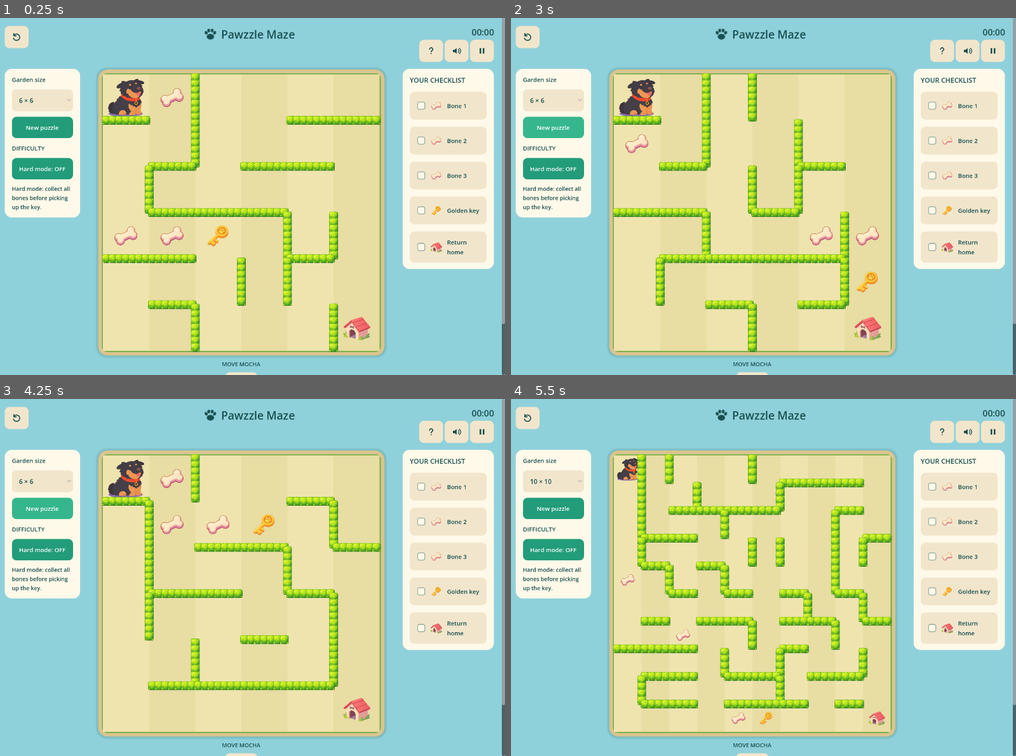
Above: before the commit, frames 1-4 (two rows, left to right).
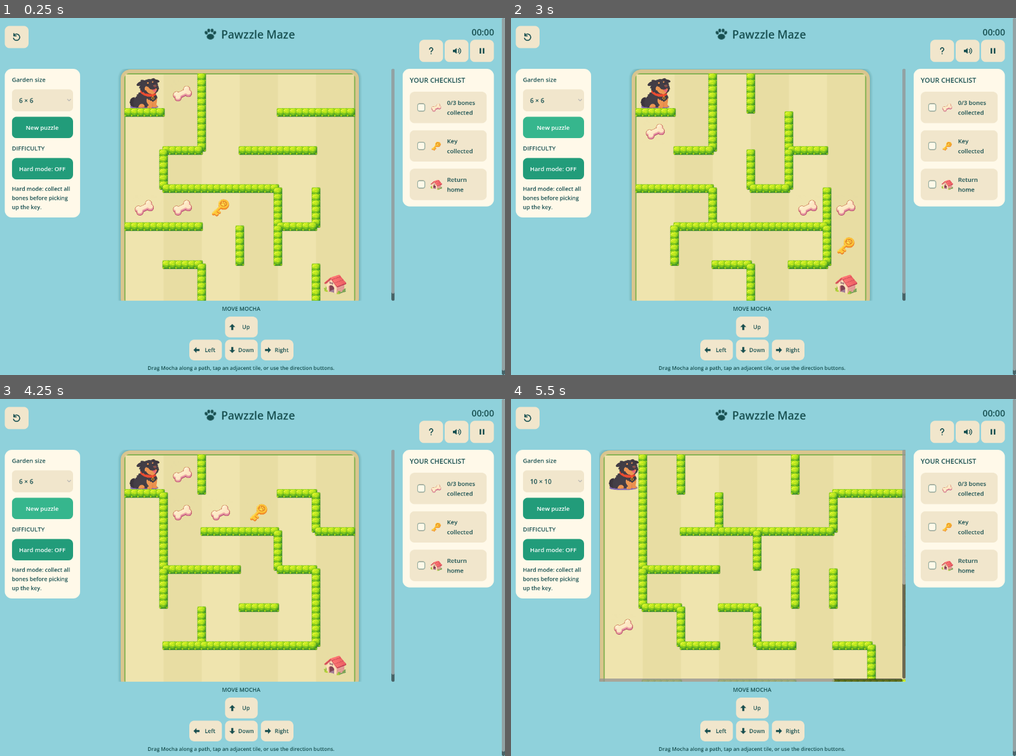
Above: after the commit, the same moments.

Repository: timothylee58/Pawzzle-Maze
Game: Godot game, scene res://garden/main.tscn
Two runs of this game, one before a commit and one after it. Both use one fixed random seed, a clock stepped at 60 frames per second and the inputs below. Sound files missing from this copy of the repository are replaced by a short silence.
Inputs (mouse positions are in pixels of both pictures, inside the frame that each line leads up to):
- Up to frame 1 (0.25 s): no input
- Up to frame 2 (3 s): click (526, 35) at 0.5 s; click (526, 35) at 1.25 s; click (526, 35) at 2 s; click "New puzzle" at 2.75 s
- Up to frame 3 (4.25 s): click "New puzzle" at 3.5 s
- Up to frame 4 (5.5 s): click "6 × 6" at 4.25 s; click "Hard mode: OFF" at 5 s

The runs differ from the first frame. In frame 1, 31% of the frame differs, in the area x 19-100%, y 14-100%; in frame 2, 31%; in frame 3, 31%; in frame 4, 30%.

Commit message:
Keep garden tiles fixed and start timer at generation

Diff:
--- a/games/godot/garden/board.gd
+++ b/games/godot/garden/board.gd
@@ -1,5 +1,6 @@
 extends Control
 signal cell_pressed(cell: int)
+const TILE_SIZE := 96.0
 var level: Dictionary = {}
 var state: Dictionary = {}
 var trail: Array = []
@@ -41,6 +42,9 @@
 
 func show_board(data: Dictionary, current: Dictionary, history: Array, hint_cell: int) -> void:
 	level = data
+	cell_size = TILE_SIZE
+	custom_minimum_size = Vector2.ONE * (level.size * TILE_SIZE + 28)
+	board_rect = Rect2(Vector2(maxf(14, (size.x - level.size * TILE_SIZE) / 2), 14), Vector2.ONE * level.size * TILE_SIZE)
 	state = current
 	trail = history
 	hint = hint_cell
@@ -48,9 +52,8 @@
 
 func _draw() -> void:
 	if level.is_empty(): return
-	var side: float = minf(size.x, size.y) - 28
-	board_rect = Rect2((size - Vector2.ONE * side) / 2, Vector2.ONE * side)
-	cell_size = side / level.size
+	cell_size = TILE_SIZE
+	board_rect = Rect2(Vector2(maxf(14, (size.x - level.size * TILE_SIZE) / 2), 14), Vector2.ONE * level.size * TILE_SIZE)
 	var island := StyleBoxFlat.new()
 	island.bg_color = Color("#7daf4c")
 	island.border_color = Color("#d9c58e")
@@ -136,6 +139,10 @@
 	if locked or not is_visible_in_tree() or level.is_empty() or get_tree().paused:
 		cancel_drag()
 		return
+	# A scrolled-off board must not consume clicks on other controls.
+	if event is InputEventMouseButton or event is InputEventScreenTouch:
+		if event.pressed and get_parent() is ScrollContainer and not get_parent().get_global_rect().has_point(event.position):
+			return
 	var transform := get_global_transform_with_canvas().affine_inverse()
 	if event is InputEventScreenTouch:
 		if event.pressed and active_touch == -1:
--- a/games/godot/garden/integration_test.gd
+++ b/games/godot/garden/integration_test.gd
@@ -22,17 +22,17 @@
 	var original_seed: String = game.level.seed
 	for index in [0, 1, 2]:
 		game.direction_buttons[index].pressed.emit()
-		check(game.state == initial and game.history.is_empty() and not game.timer_running and not game.begun, "blocked arrow has no side effects")
+		check(game.state == initial and game.history.is_empty() and game.timer_running and not game.begun, "blocked arrow has no side effects")
 		check(game.level.seed == original_seed and game.scroll.visible and not game.help_cover.visible, "arrow preserves screen and puzzle")
 	game.direction_buttons[3].pressed.emit()
 	check(game.state.pos == 1 and game.state.moves == 1 and game.history.size() == 1, "right button moves exactly one tile")
 	game.restart()
 	game._process(5.0)
-	check(game.elapsed == 0, "timer waits for first move")
+	check(game.elapsed == 5, "timer runs before first move")
 	var route: Array = game.rules.solve(game.level)
 	game.step(route[0])
 	game._process(2.0)
-	check(game.state.moves == 1 and game.elapsed >= 2, "first move starts timer")
+	check(game.state.moves == 1 and game.elapsed >= 7, "movement preserves running timer")
 	var gpx = root.get_node("GPX")
 	gpx.set_pause_reason("manual", true)
 	var frozen: float = game.elapsed
@@ -45,10 +45,11 @@
 	gpx.set_pause_reason("browser", false)
 	game._show_help()
 	check(paused and game.help_cover.visible and not game.pause_cover.visible, "help pauses with its own overlay")
-	game._hide_help()
+	check(game.help_back.text.is_empty() and game.help_back.icon != null, "help back uses icon only")
+	await click_button(game.help_back)
 	check(not paused and not game.help_cover.visible and game.scroll.visible and not game.board.blur_layer.visible, "help returns to game and clears blur")
 	game.restart()
-	check(game.elapsed == 0 and not game.timer_running, "restart resets timer")
+	check(game.elapsed == 0 and game.timer_running, "restart resets and starts timer")
 	for to in route: game.step(to)
 	check(game.overlay.visible and game.rules.won(game.level, game.state), "complete puzzle")
 	check(not game.timer_running, "timer stops at win")
@@ -70,17 +71,17 @@
 	game.level = game.rules.generate_legacy(6, "PAW-1024")
 	game.restart()
 	var board = game.board
-	board.board_rect = Rect2(0, 0, 600, 600)
-	board.cell_size = 100
+	await process_frame
+	await process_frame
 	var touch := InputEventScreenTouch.new()
 	touch.index = 0
 	touch.pressed = true
-	touch.position = board.get_global_transform_with_canvas() * Vector2(50, 50)
+	touch.position = board.get_global_transform_with_canvas() * (board.board_rect.position + Vector2(0.5, 0.5) * board.cell_size)
 	board._input(touch)
 	check(board.dragging, "touch grabs dog")
 	var drag := InputEventScreenDrag.new()
 	drag.index = 0
-	drag.position = board.get_global_transform_with_canvas() * Vector2(250, 50)
+	drag.position = board.get_global_transform_with_canvas() * (board.board_rect.position + Vector2(2.5, 0.5) * board.cell_size)
 	board._input(drag)
 	check(game.state.pos == 2 and game.state.moves == 2, "fast touch drag crosses open tiles")
 	touch.pressed = false
@@ -89,10 +90,10 @@
 	game.restart()
 	touch.pressed = true
 	board._input(touch)
-	drag.position = board.get_global_transform_with_canvas() * Vector2(50, 250)
+	drag.position = board.get_global_transform_with_canvas() * (board.board_rect.position + Vector2(0.5, 2.5) * board.cell_size)
 	board._input(drag)
 	check(game.state.pos == 0 and not board.dragging, "drag cannot cross hedge")
-	touch.position = board.get_global_transform_with_canvas() * Vector2(150, 50)
+	touch.position = board.get_global_transform_with_canvas() * (board.board_rect.position + Vector2(1.5, 0.5) * board.cell_size)
 	board._input(touch)
 	check(game.state.pos == 1, "touch tap moves to adjacent tile")
 	game._toggle_sound()
@@ -101,9 +102,18 @@
 	gpx.set_pause_reason("browser", false)
 	check(AudioServer.is_bus_mute(0), "mute survives pause")
 	check(game.size_select.item_count == 10, "sizes 5 through 14")
+	check(game.objective_rows.size() == 3, "three checklist rows")
+	for mask in 8:
+		game.state.mask = mask
+		game.refresh()
+		var count := int(bool(mask & 1)) + int(bool(mask & 2)) + int(bool(mask & 4))
+		check(game.objective_labels[0].text == "%d/3 bones collected" % count, "bone count mask %d" % mask)
+	check(game.objective_labels[1].text == "Key collected" and game.objective_labels[2].text == "Return home", "checklist wording")
 	for n in range(5, 15):
 		game.size_select.select(n - 5)
 		game.generate()
+		check(game.board.cell_size == 96 and game.board.custom_minimum_size == Vector2.ONE * (96 * n + 28), "fixed cell size %d" % n)
+		check(game.timer_running and game.elapsed == 0, "generation starts timer %d" % n)
 		var previous_seed: String = game.level.seed
 		game.generate()
 		check(game.level.size == n and game.level.seed != previous_seed, "random new puzzle size %d" % n)
@@ -159,6 +169,10 @@
 	await click_button(game.pause_button)
 	check(not paused and not game.board.blur_layer.visible and game.pause_button.tooltip_text == "Pause", "play icon resumes")
 
+	game._follow_dog()
+	game.state.pos = game.level.home
+	game._follow_dog()
+	check(game.board_scroll.scroll_horizontal > 0 and game.board_scroll.scroll_vertical > 0, "large grid follows dog")
 	game.saves = original
 	game._save()
 	game.queue_free()
--- a/games/godot/garden/main.gd
+++ b/games/godot/garden/main.gd
@@ -10,6 +10,8 @@
 var optimal := 0
 var saves: Dictionary = {"bests": {}, "muted": false}
 var board: Control
+var board_scroll: ScrollContainer
+var help_back: Button
 var size_select: OptionButton
 var setup_panel: PanelContainer
 var hard_toggle: Button
@@ -168,10 +170,14 @@
 	play_panel.size_flags_horizontal = Control.SIZE_EXPAND_FILL
 	play_panel.add_theme_constant_override("separation", 10)
 	layout.add_child(play_panel)
+	board_scroll = ScrollContainer.new()
+	board_scroll.size_flags_horizontal = Control.SIZE_EXPAND_FILL
+	board_scroll.custom_minimum_size.y = 450
+	play_panel.add_child(board_scroll)
 	board = Board.new()
-	board.custom_minimum_size = Vector2(280, 450)
+	board.size_flags_horizontal = Control.SIZE_EXPAND_FILL
 	board.cell_pressed.connect(step)
-	play_panel.add_child(board)
+	board_scroll.add_child(board)
 	var movement_title := label("MOVE MOCHA", 14)
 	movement_title.horizontal_alignment = HORIZONTAL_ALIGNMENT_CENTER
 	play_panel.add_child(movement_title)
@@ -232,7 +238,7 @@
 	objectives.add_child(label("YOUR CHECKLIST", 17))
 	checked_icon = _svg_icon('<rect x="2" y="2" width="20" height="20" rx="5" fill="#229c7a"/><path d="m6 12 4 4 8-9" fill="none" stroke="#ffffff" stroke-width="2.5" stroke-linecap="round" stroke-linejoin="round"/>')
 	unchecked_icon = _svg_icon('<rect x="2" y="2" width="20" height="20" rx="5" fill="#fff9e9" stroke="#8ca89c" stroke-width="2"/>')
-	for entry in [["bone", "Bone 1"], ["bone", "Bone 2"], ["bone", "Bone 3"], ["key", "Golden key"], ["dog_house", "Return home"]]:
+	for entry in [["bone", "0/3 bones collected"], ["key", "Key collected"], ["dog_house", "Return home"]]:
 		var row := PanelContainer.new()
 		row.add_theme_stylebox_override("panel", style("#f1e6cc", 12))
 		objectives.add_child(row)
@@ -290,9 +296,9 @@
 	help_box.size_flags_horizontal = Control.SIZE_EXPAND_FILL
 	help_box.add_theme_constant_override("separation", 22)
 	help_scroll.add_child(help_box)
-	var back := button("Back to game", _hide_help, true)
-	back.size_flags_horizontal = Control.SIZE_SHRINK_BEGIN
-	help_box.add_child(back)
+	help_back = icon_button("back", "Back to game", _hide_help)
+	help_back.size_flags_horizontal = Control.SIZE_SHRINK_BEGIN
+	help_box.add_child(help_back)
 	var help_title := label("How to play", 30)
 	help_title.horizontal_alignment = HORIZONTAL_ALIGNMENT_CENTER
 	help_box.add_child(help_title)
@@ -301,7 +307,7 @@
 	help_box.add_child(tutorial)
 	help_box.add_child(label("Help Mocha collect all three bones and one key, then return to the doghouse.", 22))
 	help_box.add_child(label("NORMAL MODE\nCollect the bones and key in any order, then go home.\n\nHARD MODE\nCollect all three bones first. The key stays in the garden until you have every bone. If you walk over it early, come back for it later.", 18))
-	help_box.add_child(label("Drag Mocha along open paths, tap  …(90 unchanged characters)… ges block movement.\n\nThe timer starts on your first move and pauses while this page is open. Res …(68 unchanged characters)…
+	help_box.add_child(label("Drag Mocha along open paths, tap  …(90 unchanged characters)… ges block movement.\n\nThe timer starts when the garden is generated and pauses while this page is open. Res …(68 unchanged characters)…
 	help_cover.hide()
 	scroll.show()
 	get_node("/root/GPX").pause_changed.connect(_paused)
@@ -341,10 +347,7 @@
 	layout.move_child(setup_panel, 1 if narrow else 0)
 	layout.move_child(play_panel, 0 if narrow else 1)
 	objectives_panel.custom_minimum_size.x = 0 if narrow else 230
-	# 125% of the prior grid target, capped to the available width on phones.
-	var old_target := clampf(minf(size.x - 60, size.y * 0.60) if narrow else minf(size.x - 540, size.y * 0.65), 260, 580)
-	var available := size.x - (40 if narrow else 520)
-	board.custom_minimum_size.y = minf(available, old_target * 1.25)
+	board_scroll.custom_minimum_size.y = clampf(size.y * 0.65, 280, 720)
 
 func generate() -> void:
 	var seed_value := str(Time.get_ticks_usec()) + "-" + str(randi())
@@ -377,8 +380,10 @@
 	history.clear()
 	board.cancel_drag()
 	elapsed = 0.0
-	timer_running = false
+	timer_running = true
 	_update_timer()
+	board_scroll.scroll_horizontal = 0
+	board_scroll.scroll_vertical = 0
 	overlay.hide()
 	for control in direction_buttons: control.disabled = false
 	refresh()
@@ -432,12 +437,15 @@
 
 func refresh() -> void:
 	board.locked = get_tree().paused or overlay.visible or help_cover.visible
-	for i in 5:
-		var complete: bool = bool(state.mask & (1 << i)) if i < 3 else bool(state.key) if i == 3 else rules.won(level, state)
+	var bones := int(bool(state.mask & 1)) + int(bool(state.mask & 2)) + int(bool(state.mask & 4))
+	objective_labels[0].text = "%d/3 bones collected" % bones
+	for i in 3:
+		var complete: bool = bones == 3 if i == 0 else bool(state.key) if i == 1 else rules.won(level, state)
 		objective_checks[i].texture = checked_icon if complete else unchecked_icon
 		objective_rows[i].add_theme_stylebox_override("panel", style("#dcefdc" if complete else "#f1e6cc", 12))
-		objective_rows[i].tooltip_text = "Completed" if complete else "Still to collect" if i < 4 else "Collect the bones and key, then reach home"
+		objective_rows[i].tooltip_text = "Completed" if complete else "Still to collect" if i < 2 else "Collect the bones and key, then reach home"
 	board.show_board(level, state, history, -1)
+	_follow_dog.call_deferred()
 
 func _toggle_sound() -> void:
 	begin()
@@ -498,6 +506,7 @@
 
 func _control_icon(kind: String) -> Texture2D:
 	var paths := {
+		"back": '<path d="M20 12H4m7-7-7 7 7 7" fill="none" stroke="#174f50" stroke-width="2.5" stroke-linecap="round" stroke-linejoin="round"/>',
 		"pause": '<path d="M8 5v14M16 5v14" stroke="#174f50" stroke-width="4"/>',
 		"play": '<path d="m7 4 14 8-14 8z" fill="#174f50"/>',
 		"help": '<path d="M8 8a4 4 0 1 1 6 3.5c-2 1-2 2-2 3" fill="none" stroke="#174f50" stroke-width="2.5" stroke-linecap="round"/><circle cx="12" cy="19" r="1.4" fill="#174f50"/>',
@@ -506,3 +515,16 @@
 		"muted": '<path d="M3 9h4l5-4v14l-5-4H3z" fill="#174f50"/><path d="m16 9 6 6m0-6-6 6" stroke="#174f50" stroke-width="2" stroke-linecap="round"/>'
 	}
 	return _svg_icon(paths[kind])
+
+func _follow_dog() -> void:
+	if level.is_empty(): return
+	var cell := Rect2(Vector2(state.pos % level.size, state.pos / level.size) * Board.TILE_SIZE + board.board_rect.position, Vector2.ONE * Board.TILE_SIZE)
+	var visible_size := board_scroll.size - Vector2(18, 18)
+	if cell.position.x < board_scroll.scroll_horizontal:
+		board_scroll.scroll_horizontal = int(cell.position.x)
+	elif cell.end.x > board_scroll.scroll_horizontal + visible_size.x:
+		board_scroll.scroll_horizontal = int(cell.end.x - visible_size.x)
+	if cell.position.y < board_scroll.scroll_vertical:
+		board_scroll.scroll_vertical = int(cell.position.y)
+	elif cell.end.y > board_scroll.scroll_vertical + visible_size.y:
+		board_scroll.scroll_vertical = int(cell.end.y - visible_size.y)
Not shown, changed: docs/GODOT_GARDEN_RELEASE.md
Not shown, changed: releases/pawzzle-mochas-garden-gamepix.zip
